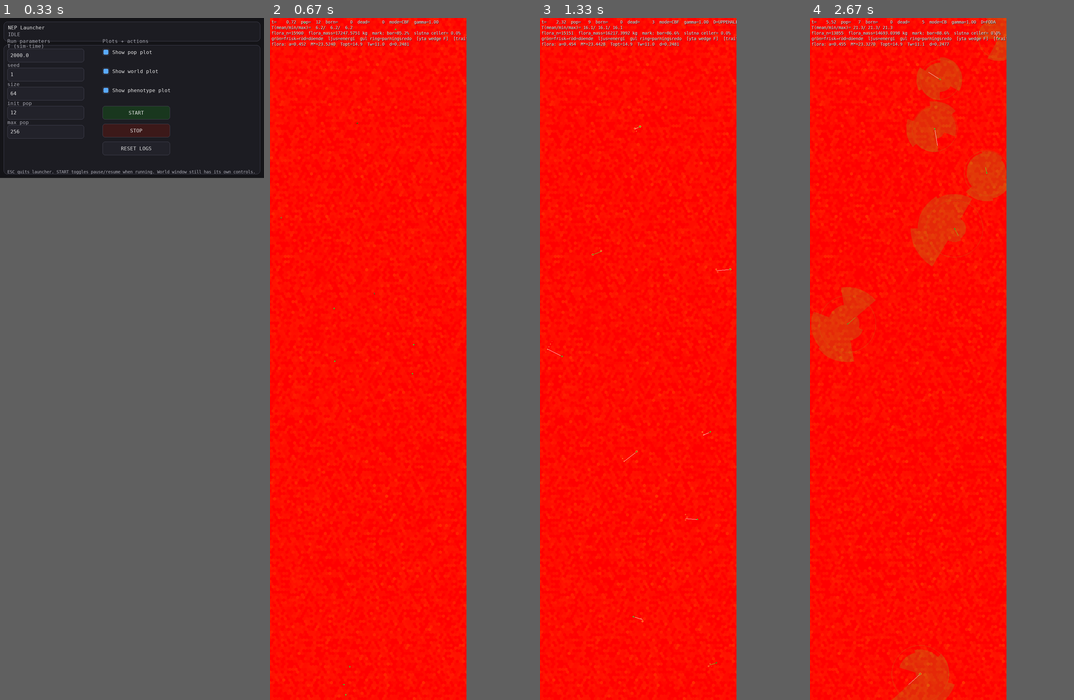
Above: before the commit, frames 1-4 (left to right).
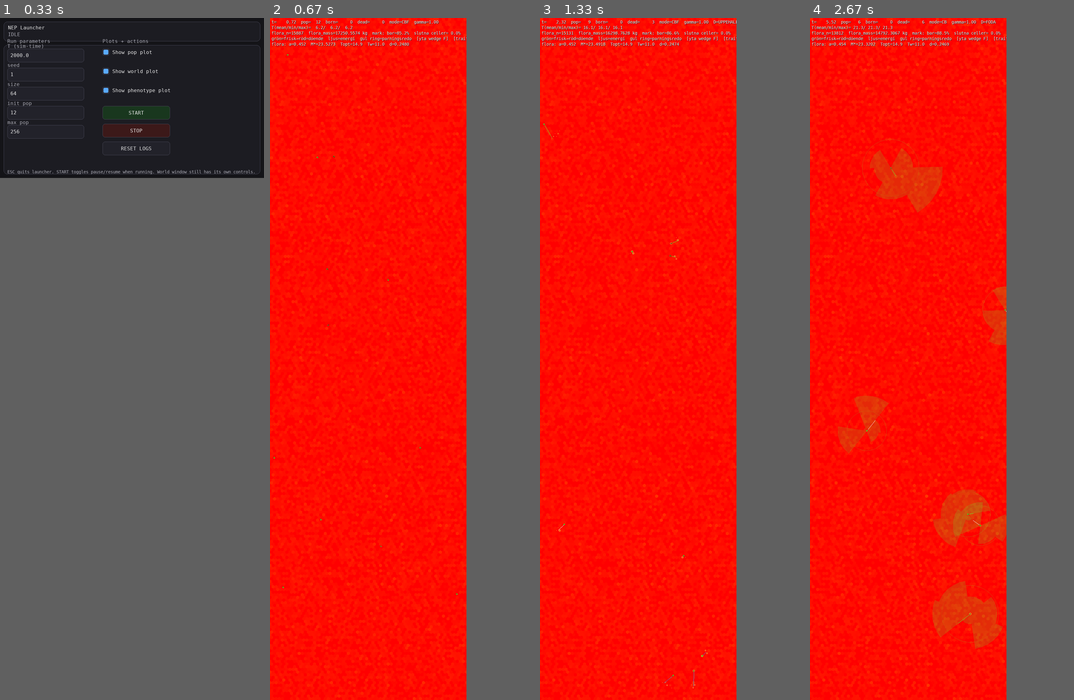
Above: after the commit, the same moments.

Repository: JoakimStorck/nep-process
Game: pygame game, started from nep_gui_launcher.py
Two runs of this game, one before a commit and one after it. Both use one fixed random seed, a clock stepped at 60 frames per second and the inputs below.
Inputs (mouse positions are in pixels of both pictures, inside the frame that each line leads up to):
- Up to frame 1 (0.33 s): no input
- Up to frame 2 (0.67 s): click "START" at 0.38 s
- Up to frame 3 (1.33 s): hold D 0.67-1.13 s; move the mouse to (685, 461) at 0.7 s; hold W from 1.17 s (still down); move the mouse to (706, 440) at 1.2 s; tap Space at 1.23 s
- Up to frame 4 (2.67 s): release W at 1.47 s; hold D 1.5-1.97 s; move the mouse to (926, 181) at 1.53 s; tap Space at 1.57, 1.87, 2.07, 2.37, 2.63 s; hold A 2-2.53 s; move the mouse to (836, 372) at 2.03 s; tap 1 at 2.15 s; hold A from 2.57 s (still down); move the mouse to (870, 113) at 2.6 s

Frame 1 is identical in both runs. In frame 2, less than 0.1% of the frame differs, in the area x 1-72%, y 0-100%; in frame 3, 0.2%; in frame 4, 13%, in the area x 0-75%, y 0-100%.

Commit message:
0229: skadan sänker farten — åldrandet dödar genom svälten
Steg 3 och sista i docs/aldrandet.md. Efter 0226 bar A åldrandet men rörde
ingenting utom dödströskeln, alltså just den väg verkliga djur inte tar. Vilda
djur dör nästan aldrig av ålderdom; de dör av svält eller predation, för att
åldrandet gjorde dem sämre på att undvika det.

Ny accessor Body.funktionell_andel() = 1 - (D + A)/D_max. Formen är härledd:
D och A är den andel av vävnaden som inte gör sitt jobb, och D_max är per
definition den andel som är oförenlig med liv. Vid dödströskeln är faktorn
noll, samma villkor som dödsvillkoret läser. Faktorn sänker både marschfarten
och födosökets bansträcka, och bansträckan sätter betesytan sedan 0223:

   skada upp -> fart ned -> bansträcka ned -> betesyta ned -> svält

Mätningen hittade ett fel på vägen. Första försöket lät bansträckan läsa hela
move_factor(), alltså avmagring gånger skada. Men weakness() jämför massan med
den absoluta konstanten M_crit = 0,5 kg torrsubstans — inte ett avmagringsmått
utan ett dolt storleksmått, där varje kropp under 1,85 kg våt är permanent
"svag". En nyfödd på 25 gram fick 28,7 % av bansträckan; medianlivslängden
föll från 3,82 till 1,03 månader och dödsfallen fyrdubblades till 3 936.
Bansträckan läser därför funktionell_andel() ensam, och weakness() får en egen
rad i kön.

Utfall, f6-256 frö 1 till månad 36 (runs/p229) mot 0227:

                        0227        0229
  bestånd                122         131
  toppbestånd            485         407
  dödsfall               976       1 139
  därav skada           10,8 %       4,7 %
  livslängd median      3,82 mån    2,82 mån
  A p90                 0,595       0,078

Åldrandet syns nu i svältkanalen i stället för i tröskeln: andelen dödsfall
märkta "skada" halveras och A slutar ackumuleras till höga värden, eftersom
ett djur vars vävnad sviktar betar mindre och svälter innan skadan når taket.

Och Gompertz-formen faller ut som utfall. Åldersspecifik dödsrisk per månad:

  ålder            0–2    2–4    4–6    6–9   9–12  12–18  18–24  24–60
  p224 utan        0,284  0,169  0,248  0,245  0,124  0,101  0,160  0,175
  p227 tröskel     0,211  0,165  0,243  0,196  0,099  0,114  0,270  0,242
  p229 nedsättning 0,270  0,219  0,209  0,246  0,102  0,157  0,236  0,313

Efter ungdomsfasen stiger risken monotont i 0229 — tre gånger från botten —
medan p224 är platt och brusig och p227 faller tillbaka i sista intervallet.
Ingen Gompertz-formel är inmatad; kurvan är vad mekanismen producerar.

Förbehåll: liten6 ligger inom frönas spridning (1 711/1 294/820 djurmånader
mot 1 538/1 332/1 147) och dör ut i alla tre frön. Ett frö i f6-256 räcker
inte för att säga att livslängdsförkortningen är reproducerbar.

Invariantsviten godkänd i alla fyra körningar.

Co-Authored-By: Claude Opus 5 <noreply@anthropic.com>

Diff:
--- a/agent.py
+++ b/agent.py
@@ -1695,9 +1695,43 @@
             float(AP.wear_aD) * float(dD_pos)
         )
 
+    def funktionell_andel(self) -> float:
+        """
+        Andelen av vävnaden som fortfarande fungerar (0229).
+
+        `D` är akut skada och `A` irreversibel; summan är den andel av kroppen
+        som inte gör sitt jobb, och `D_max` är per definition den andel som är
+        oförenlig med liv. Prestandan skalar därför med `1 − (D + A)/D_max`.
+
+        Härledd och inte kalibrerad: formen följer av vad `D` och `A` betyder.
+        Vid dödströskeln är faktorn noll, vilket är samma villkor som
+        dödsvillkoret läser — de två kan inte glida isär.
+        """
+        d = (float(self.D) + float(self.A)) / max(1e-9, float(self.AP.D_max))
+        return clamp(1.0 - d, 0.0, 1.0)
+
     def move_factor(self) -> float:
+        """
+        Rörelsens nedsättning: avmagring gånger skada (0229).
+
+        Avmagringsdelen är oförändrad. Skadedelen är steg 3 i
+        `docs/aldrandet.md`: **åldrandet dödar inte, det gör djuret sämre.**
+        Vilda djur dör nästan aldrig av ålderdom — de dör av svält eller
+        predation, för att åldrandet gjorde dem sämre på att undvika det. Efter
+        0226 bar `A` åldrandet men rörde ingenting utom dödströskeln, alltså
+        just den väg verkliga djur inte tar.
+
+        Sedan 0223 sätter samma faktor både marschfarten och födosökets
+        bansträcka, och bansträckan sätter betesytan. Kedjan går därmed hela
+        vägen i den kanal som redan bär nästan alla dödsfall:
+
+            skada upp -> fart ned -> bansträcka ned -> betesyta ned -> svält
+
+        Gompertz-kurvan blir ett utfall i stället för en inmatad formel.
+        """
         w = float(self.weakness())
-        return float(self.AP.v_weak_min + (1.0 - float(self.AP.v_weak_min)) * w)
+        avmagring = float(self.AP.v_weak_min + (1.0 - float(self.AP.v_weak_min)) * w)
+        return avmagring * self.funktionell_andel()
 
     def repair_factor(self) -> float:
         w = float(self.weakness())
@@ -4698,7 +4732,22 @@
         M = max(1e-9, self.body.M_lean_wet())
         M_ref = max(1e-9, float(self.AP.forage_ref_mass_kg))
         skala = (M / M_ref) ** float(self.AP.forage_mass_exp)
-        return max(0.0, float(self.AP.forage_path_rate) * float(dt) * skala)
+        # **Skadan sänker bansträckan (0229).** Utan den här faktorn går
+        # åldrandet inte vidare till betesytan och skulle bara sänka
+        # förflyttningen.
+        #
+        # Här står `funktionell_andel()` och **inte** `move_factor()`, trots att
+        # den senare är det som gatar den riktade färden. Skälet är att
+        # `move_factor` bär `weakness()`, som jämför massan med den absoluta
+        # konstanten `M_crit = 0,5` — alltså inte ett avmagringsmått utan ett
+        # dolt **storleksmått**: varje kropp under 1,85 kg våt är permanent
+        # "svag", inklusive alla ungar. Kopplad till bansträckan blev den en
+        # betesstraffskala på storlek, och uppmätt föll medianlivslängden från
+        # 3,82 till 1,03 månader medan dödsfallen fyrdubblades. Se raden i
+        # TODO.md; `weakness()` ska mäta mot kroppens egen topp som
+        # svältskadan gör sedan p179, inte mot ett tal.
+        return max(0.0, float(self.AP.forage_path_rate) * float(dt) * skala
+                   * float(self.body.funktionell_andel()))
 
     def _svept_yta(self, dt: float) -> float:
         """
Not shown, changed: TODO.md
